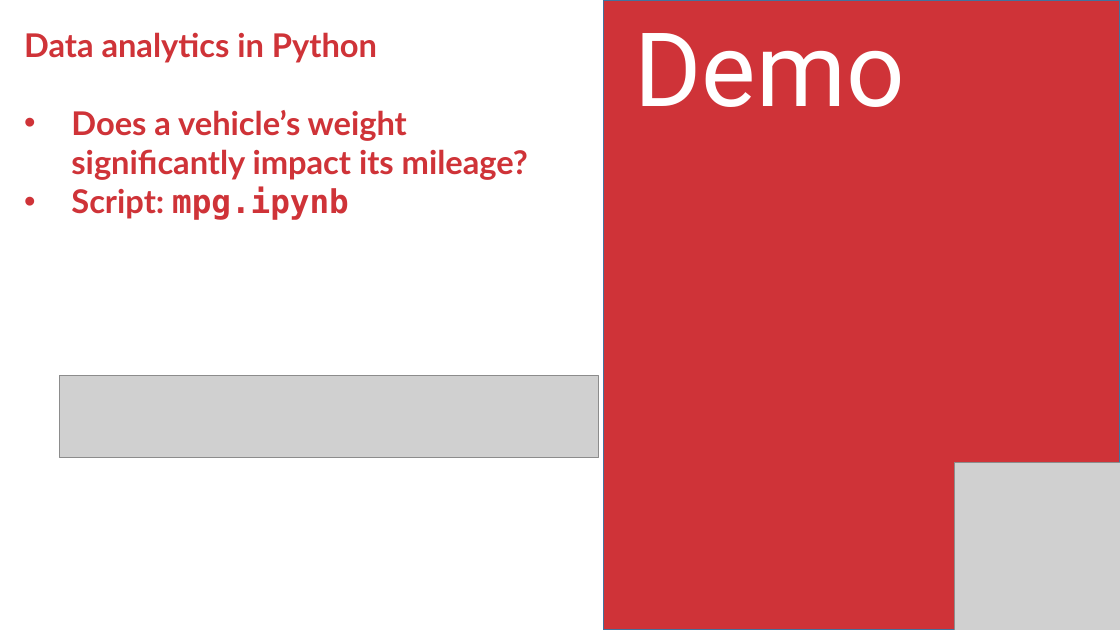
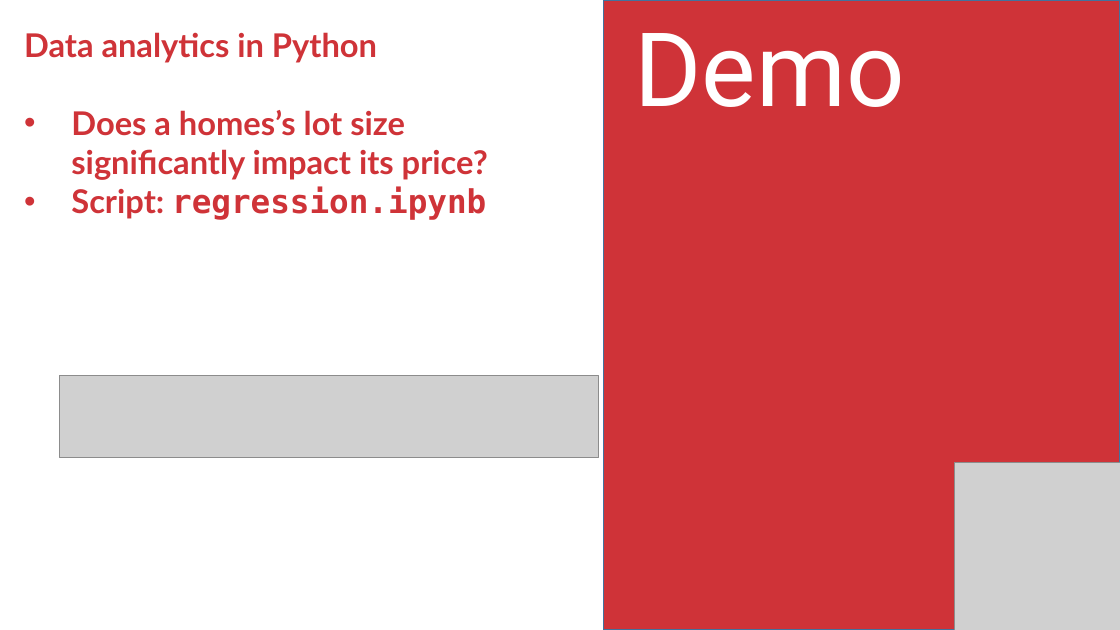
Before and after one commit to stringfestdata/aina-finance-foundations, a slide deck: slide 14 of aina-finance-foundations.pptx. Drawn at 1120x630 pixels with LibreOffice and Linux fonts; fonts in the diff are those of the drawing; grey boxes stand for pictures. Boxes give left, top, right and bottom in pixels: in the first picture for what was removed or moved away, otherwise in the second. Text is boxed around its words. In the diff, an @@ line names an element or a change of style, - is before the commit and + after.

```diff
--- a/aina-finance-foundations.pptx
+++ b/aina-finance-foundations.pptx
@@ text at <box>71,110,488,220</box>: text changed @@
-• Does a vehicle’s weight significantly impact its mileage?
-• Script: mpg.ipynb
+• Does a homes’s lot size significantly impact its price?
+• Script: regression.ipynb
```
Also in this commit, not shown: 1 slide added.
